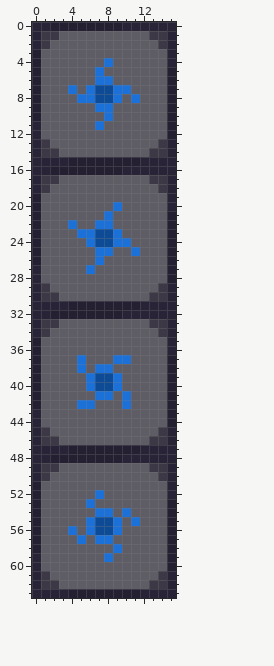
Pixel-art sprite, stored at cosmos_client/assets/cosmos/images/blocks/shield_projector.png. That is the earlier state.
The file is 16x64 pixels. Colours within 5 levels of each other are drawn and written as one.
After the commit:
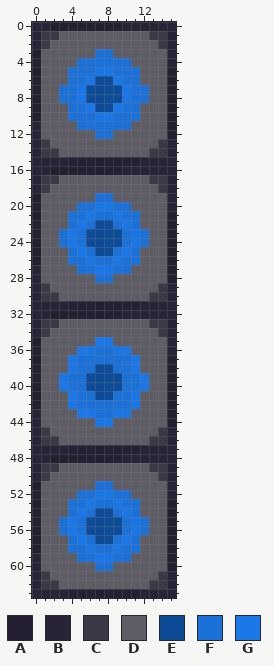
Palette (. is transparent): A #241f31  B #282337  C #3d3846  D #5e5c64  E #0e4b96  F #1c71d8  G #1a77e7
Commit message: Docs + shield block textures
Diff:
@@ x 0..15 @@
  2 BCDDDDDDDDDDDDCB
- 3 ADDDDDDDDDDDDDDB
- 4 ADDDDDDDFDDDDDDB
- 5 ADDDDDDFDDDDDDDA
- 6 ADDDDDDFFDDDDDDA
- 7 ADDDFDFEEFFDDDDA
- 8 ADDDDFFEEFDFDDDA
- 9 ADDDDDDFFDDDDDDA
-10 ADDDDDDDFDDDDDDA
-11 BDDDDDDFDDDDDDDA
-12 BDDDDDDDDDDDDDDA
+ 3 ADDDDDDFFDDDDDDB
+ 4 ADDDDFFFFFFDDDDB
+ 5 ADDDFFFGGFFFDDDA
+ 6 ADDDFFGEEGFFDDDA
+ 7 ADDFFGEEEEGFFDDA
+ 8 ADDFFGEEEEGFFDDA
+ 9 ADDDFFGEEGFFDDDA
+10 ADDDFFFGGFFFDDDA
+11 BDDDDFFFFFFDDDDA
+12 BDDDDDDFFDDDDDDA
 13 BCDDDDDDDDDDDDCB
@@ x 0..15 @@
 18 BCDDDDDDDDDDDDCB
-19 ADDDDDDDDDDDDDDB
-20 ADDDDDDDDFDDDDDB
-21 ADDDDDDDFDDDDDDA
-22 ADDDFDDFFDDDDDDA
-23 ADDDDFFEEFDDDDDA
-24 ADDDDDFEEFFDDDDA
-25 ADDDDDDFFDDFDDDA
-26 ADDDDDDFDDDDDDDA
-27 BDDDDDFDDDDDDDDA
-28 BDDDDDDDDDDDDDDA
+19 ADDDDDDFFDDDDDDB
+20 ADDDDFFGGFFDDDDB
+21 ADDDFFGFFGFFDDDA
+22 ADDDFGFEEFGFDDDA
+23 ADDFGFEEEEFGFDDA
+24 ADDFGFEEEEFGFDDA
+25 ADDDFGFEEFGFDDDA
+26 ADDDFFGFFGFFDDDA
+27 BDDDDFFGGFFDDDDA
+28 BDDDDDDFFDDDDDDA
 29 BCDDDDDDDDDDDDCB
@@ x 0..15 @@
 34 BCDDDDDDDDDDDDCB
-35 ADDDDDDDDDDDDDDB
-36 ADDDDDDDDDDDDDDB
-37 ADDDDFDDDFFDDDDA
-38 ADDDDFDFFDDDDDDA
-39 ADDDDDFEEFDDDDDA
-40 ADDDDDFEEFDDDDDA
-41 ADDDDDDFFDFDDDDA
-42 ADDDDFFDDDFDDDDA
-43 BDDDDDDDDDDDDDDA
-44 BDDDDDDDDDDDDDDA
+35 ADDDDDDGGDDDDDDB
+36 ADDDDGGFFGGDDDDB
+37 ADDDGFFFFFFGDDDA
+38 ADDDGFFEEFFGDDDA
+39 ADDGFFEEEEFFGDDA
+40 ADDGFFEEEEFFGDDA
+41 ADDDGFFEEFFGDDDA
+42 ADDDGFFFFFFGDDDA
+43 BDDDDGGFFGGDDDDA
+44 BDDDDDDGGDDDDDDA
 45 BCDDDDDDDDDDDDCB
@@ x 0..15 @@
 50 BCDDDDDDDDDDDDCB
-51 ADDDDDDDDDDDDDDB
-52 ADDDDDDFDDDDDDDB
-53 ADDDDDFDDDDDDDDA
-54 ADDDDDDFFDFDDDDA
-55 ADDDDDFEEFDFDDDA
-56 ADDDFDFEEFDDDDDA
-57 ADDDDFDFFDDDDDDA
-58 ADDDDDDDDFDDDDDA
-59 BDDDDDDDFDDDDDDA
-60 BDDDDDDDDDDDDDDA
+51 ADDDDDDFFDDDDDDB
+52 ADDDDFFGGFFDDDDB
+53 ADDDFFGFFGFFDDDA
+54 ADDDFGFEEFGFDDDA
+55 ADDFGFEEEEFGFDDA
+56 ADDFGFEEEEFGFDDA
+57 ADDDFGFEEFGFDDDA
+58 ADDDFFGFFGFFDDDA
+59 BDDDDFFGGFFDDDDA
+60 BDDDDDDFFDDDDDDA
 61 BCDDDDDDDDDDDDCB
Where, in picture pixels (left, top, right, bottom), the same in both pictures:
changed: (59, 49, 149, 139)
changed: (59, 193, 149, 283)
changed: (59, 337, 149, 427)
changed: (59, 481, 149, 571)
